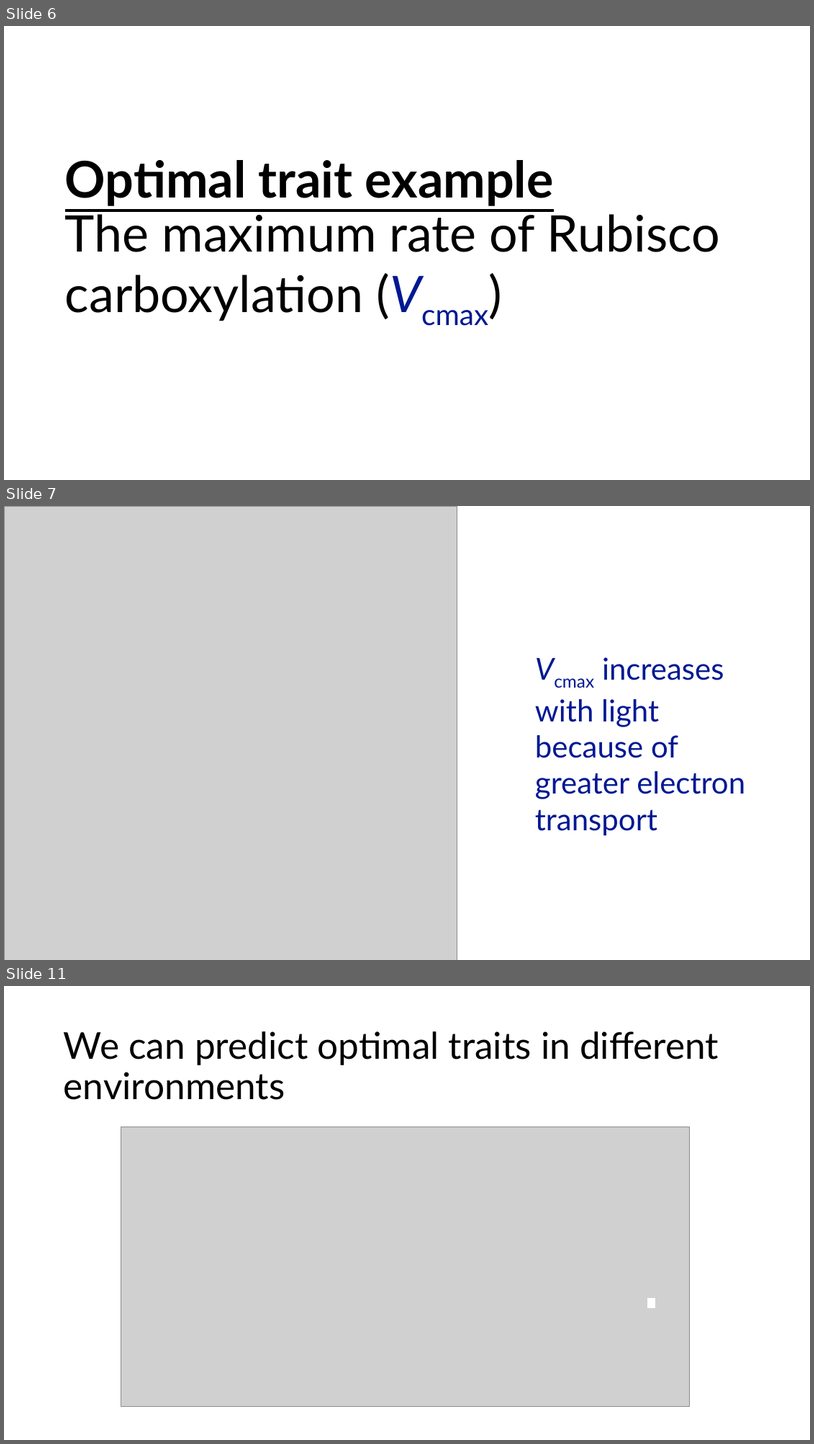
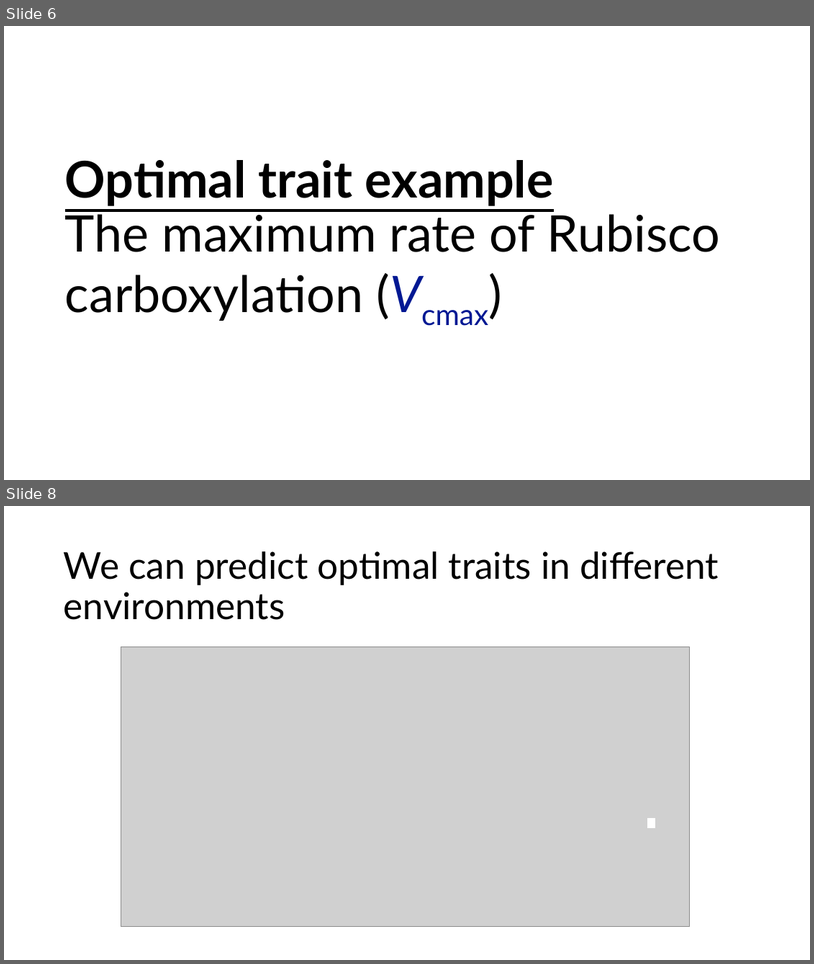
Before and after one commit to SmithEcophysLab/egu_2026, a slide deck: src/egu2026_optphoto_smith.pptx. Shown one above the other, each under a label of ours: slides 6, 7 and 11 before the commit, slides 6 and 8 after it; the slides between them are not shown. The pictures are 814x1444 and 814x964 pixels, drawn with LibreOffice and Linux fonts; fonts in the diff are those of the drawing; grey boxes stand for pictures. Boxes give left, top, right and bottom in pixels: in the first picture for what was removed or moved away, otherwise in the second. Text is boxed around its words. In the diff, an @@ line names an element or a change of style, - is before the commit and + after.

```diff
--- a/src/egu2026_optphoto_smith.pptx
+++ b/src/egu2026_optphoto_smith.pptx
@@ slide 7 removed at box(4, 506, 810, 960), background #FFFFFF @@
@@ picture removed at box(4, 506, 458, 960) @@
@@ text removed at box(535, 657, 746, 836) @@
-Vcmax increases with light because of greater electron transport
@@ what was slide 11 is now slide 8 @@
```
Also in this commit, not shown: 12 slides changed, 2 slides added, 4 other slides removed, 1 other file.
